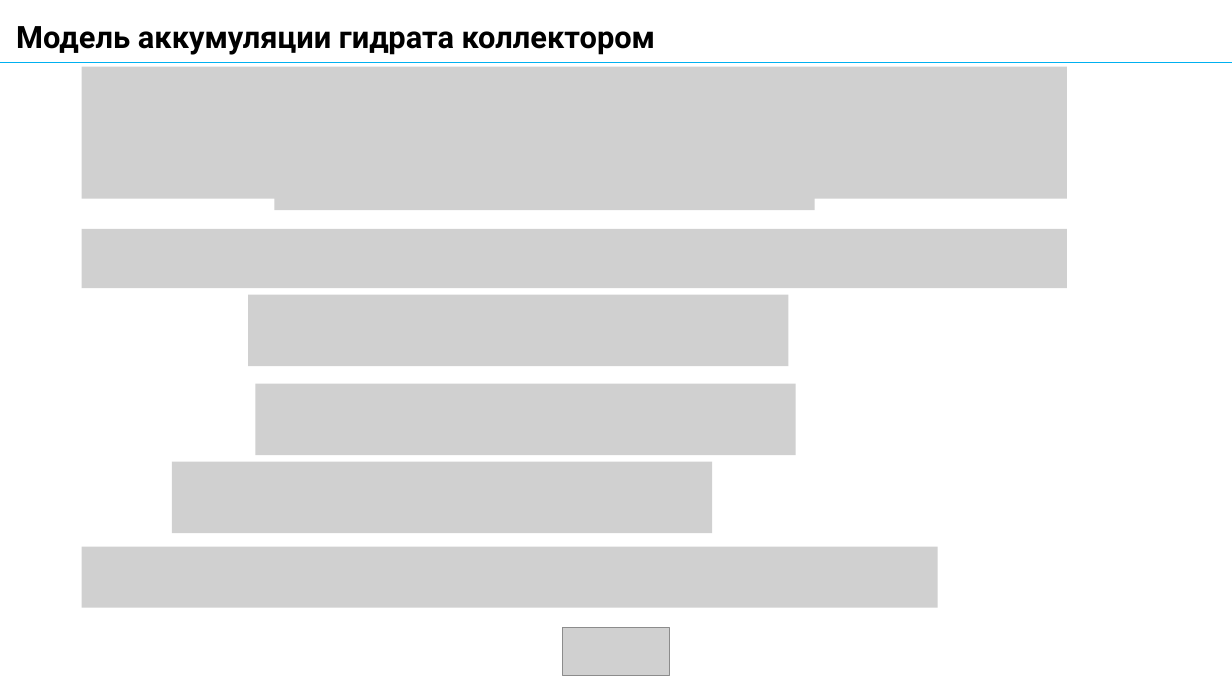
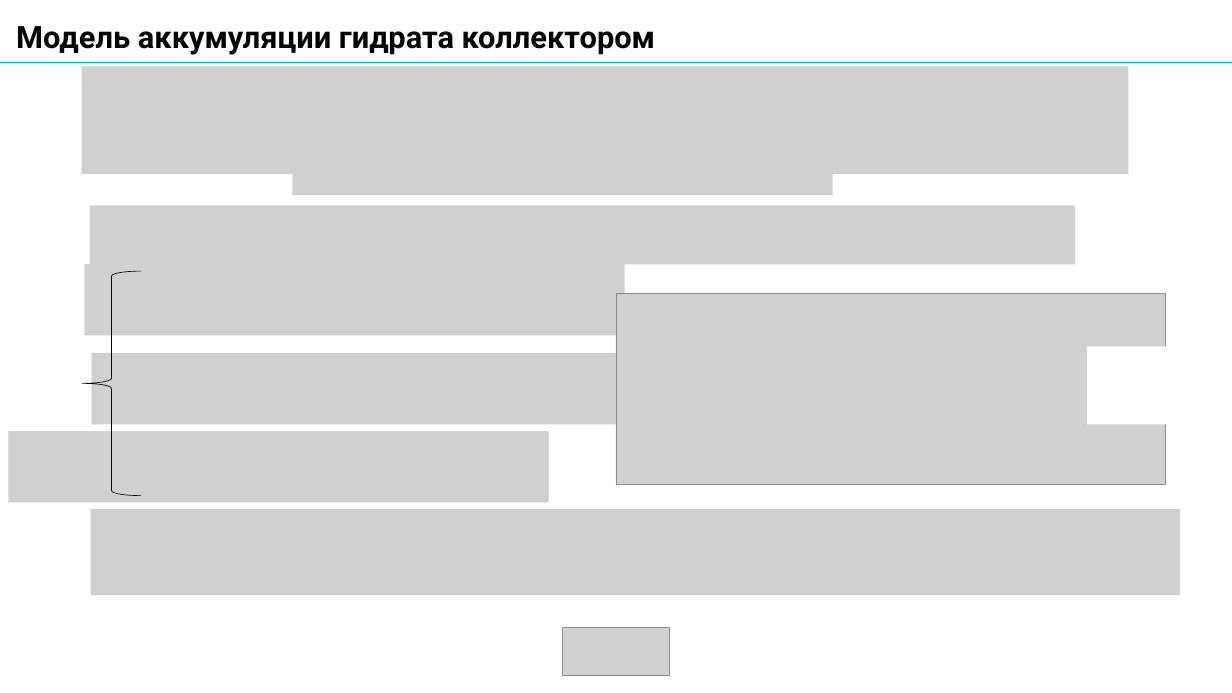
Before and after one commit to AlxndrKlbk/PhD_scriptorium, a slide deck: slide 14 of my_articles/3_course/автореферат/Kolbeko_AB.pptx (slide 15 before the commit). Drawn at 1232x693 pixels with LibreOffice and Linux fonts; fonts in the diff are those of the drawing; grey boxes stand for pictures. Boxes give left, top, right and bottom in pixels: in the first picture for what was removed or moved away, otherwise in the second. Text is boxed around its words. In the diff, an @@ line names an element or a change of style, - is before the commit and + after.

```diff
--- a/my_articles/3_course/автореферат/Kolbeko_AB.pptx
+++ b/my_articles/3_course/автореферат/Kolbeko_AB.pptx
@@ picture: place and size @@
-picture at box(81, 67, 1067, 199)
+picture at box(81, 67, 1128, 174)
@@ picture: place and size @@
-picture at box(274, 160, 815, 210)
+picture at box(292, 145, 833, 195)
@@ picture: place and size @@
-picture at box(81, 229, 1067, 288)
+picture at box(90, 205, 1076, 264)
@@ 3 pictures: place and size @@
-3 pictures at box(172, 295, 796, 533)
+3 pictures at box(8, 264, 632, 503)
@@ left brace added at box(82, 271, 141, 495), outline #000000 0.5 pt @@
@@ picture added at box(616, 293, 1166, 484) @@
@@ rectangle added at box(1088, 347, 1202, 424), fill #FFFFFF @@
@@ picture: place and size @@
-picture at box(81, 546, 937, 607)
+picture at box(91, 509, 1180, 595)
```
Also in this commit, not shown: 6 other slides changed, 3 slides removed.
